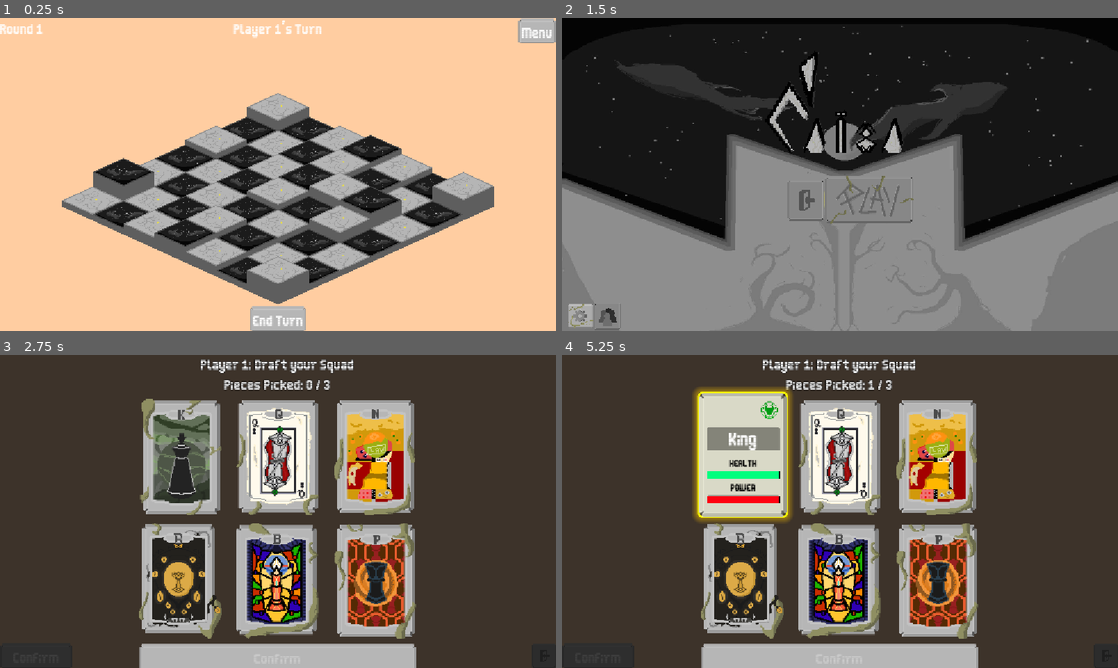
Above: before the commit, frames 1-4 (two rows, left to right).
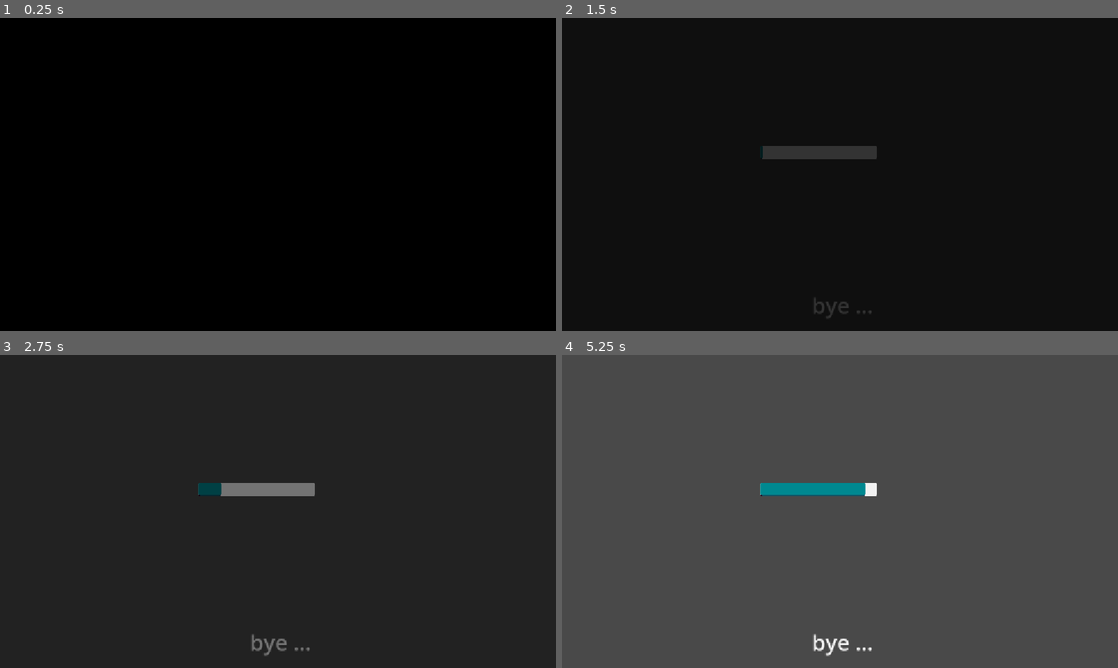
Above: after the commit, the same moments.

Repository: Caiisa-Games/caiisa
Game: Godot game, scene res://scenes/battle.tscn
The game is run twice, just before and just after one commit, with the same random seed, the same clock (stepped at 60 frames per second) and the same inputs. This scene is started directly instead of the project's main scene.
Inputs (mouse positions are in pixels of both pictures, inside the frame that each line leads up to):
- Up to frame 1 (0.25 s): no input
- Up to frame 2 (1.5 s): click (1101, 30) at 0.5 s, where only the run before the commit has a clickable "Menu"; click (906, 196) at 1.27 s
- Up to frame 3 (2.75 s): click (16, 652) at 2.02 s
- Up to frame 4 (5.25 s): click (600, 655) at 2.75 s, where only the run before the commit has a clickable "Confirm"; click (600, 655) at 3.5 s, where only the run before the commit has a clickable "Confirm"; click (600, 655) at 4.25 s, where only the run before the commit has a clickable "Confirm"; tap Enter at 5 s; move the mouse to (745, 458) at 5.02 s; click (745, 458) at 5.17 s

The runs differ from the first frame. In frame 1, 99% of the frame differs, in the area x 0-100%, y 0-100%; in frame 2, 52%; in frame 3, 95%; in frame 4, 99%.

Commit message:
add lood

Diff:
--- a/scenes/battle.tscn
+++ b/scenes/battle.tscn
@@ -1,16 +1,34 @@
-[gd_scene load_steps=6 format=3 uid="uid://bgofvr4laaigd"]
+[gd_scene load_steps=9 format=3 uid="uid://bgofvr4laaigd"]
 
 [ext_resource type="PackedScene" uid="uid://b6yyr6n4ljotv" path="res://scenes/board.tscn" id="1_dn72j"]
 [ext_resource type="Script" uid="uid://b16iclnu8so80" path="res://scenes/battle_manager.gd" id="1_th188"]
 [ext_resource type="Texture2D" uid="uid://dtnx0m4qvnr24" path="res://assets/BG.png" id="2_a12nh"]
 [ext_resource type="Theme" uid="uid://dax6cc1pkfyti" path="res://themes/master.tres" id="3_lpir7"]
 [ext_resource type="FontFile" uid="uid://bdc0kuo02kiop" path="res://assets/fonts/Thin Sans.ttf" id="3_p1qf1"]
+[ext_resource type="Script" uid="uid://c4l2vgtbi64a7" path="res://scenes/color_rectfd.gd" id="6_6vh42"]
+
+[sub_resource type="StyleBoxFlat" id="StyleBoxFlat_6vh42"]
+bg_color = Color(1, 1, 1, 1)
+corner_radius_top_left = 4
+corner_radius_top_right = 4
+corner_radius_bottom_right = 4
+corner_radius_bottom_left = 4
+
+[sub_resource type="StyleBoxFlat" id="StyleBoxFlat_4k1nj"]
+bg_color = Color(0, 0.56078434, 0.5921569, 1)
+border_width_bottom = 1
+border_color = Color(0.18039216, 0.05490196, 0.18039216, 1)
+corner_radius_top_left = 4
+corner_radius_top_right = 4
+corner_radius_bottom_right = 4
+corner_radius_bottom_left = 4
 
 [node name="BattleField" type="Node2D"]
 auto_translate_mode = 1
 script = ExtResource("1_th188")
 
 [node name="UI" type="CanvasLayer" parent="."]
+visible = false
 
 [node name="Background" type="TextureRect" parent="UI"]
 anchors_preset = 15
@@ -79,12 +97,23 @@
 grow_vertical = 0
 text = "end_turn"
 
+[node name="ColorRectfd" type="ColorRect" parent="UI"]
+top_level = true
+z_index = 8
+offset_left = -109.0
+offset_top = 67.0
+offset_right = -69.0
+offset_bottom = 107.0
+script = ExtResource("6_6vh42")
+
 [node name="BoardLayer" type="CanvasLayer" parent="."]
+visible = false
 
 [node name="Board" parent="BoardLayer" instance=ExtResource("1_dn72j")]
 position = Vector2(576, 207)
 
 [node name="GameOverLayer" type="CanvasLayer" parent="."]
+visible = false
 
 [node name="Control" type="Control" parent="GameOverLayer"]
 layout_mode = 3
@@ -152,5 +181,26 @@
 limit_right = 1152
 limit_bottom = 648
 
+[node name="ProgressBar" type="ProgressBar" parent="."]
+offset_left = 411.0
+offset_top = 265.0
+offset_right = 653.0
+offset_bottom = 292.0
+theme_override_styles/background = SubResource("StyleBoxFlat_6vh42")
+theme_override_styles/fill = SubResource("StyleBoxFlat_4k1nj")
+show_percentage = false
+
+[node name="Label" type="Label" parent="."]
+offset_left = 518.0
+offset_top = 563.0
+offset_right = 558.0
+offset_bottom = 626.0
+theme_override_font_sizes/font_size = 45
+
+[node name="ColorRectr" type="ColorRect" parent="."]
+offset_right = 1152.0
+offset_bottom = 650.0
+color = Color(0, 0, 0, 1)
+
 [connection signal="pressed" from="UI/TopBar/MenuButton" to="." method="_on_menu_button_pressed"]
 [connection signal="pressed" from="UI/BottomPanel/EndTurnButton" to="." method="_on_end_turn_button_pressed"]
--- a/scenes/battle_manager.gd
+++ b/scenes/battle_manager.gd
@@ -24,6 +24,30 @@
 @onready var game_over = $GameOverLayer
 
 func _ready() -> void:
+	#$ColorRectr.modulate = Color(0.0, 0.0, 0.0, 0.0)
+	await get_tree().create_timer(0.5).timeout
+	create_tween().tween_property($ColorRectr, "modulate", Color(1.0, 1.0, 1.0, 0.0), 5)
+	var asd = randi_range(1, 4)
+	if asd == 1:
+		$Label.text = "hello ..."
+	elif asd == 2:
+		$Label.text = "bye ..."
+	elif asd == 3:
+		$Label.text = "caissa ..."
+	else:
+		$Label.text = "llllllllllllllllllll ..."
+	for dd in range(1, 21):
+		if dd % 2 == 0:
+			#var ds = randi_range(1, 14)
+			await get_tree().create_timer(0.5).timeout
+			$ProgressBar.value += dd# + ds
+	create_tween().tween_property($ColorRectr , "modulate", Color(0, 0, 0, 1), 1)
+	#$ProgressBar.visible = false
+	await get_tree().create_timer(1).timeout
+	create_tween().tween_property($ColorRectr , "modulate", Color(0.0, 0.0, 0.0, 0.0), 0.5)
+	$UI.visible = true
+	$BoardLayer.visible = true
+	$GameOverLayer.visible = true
 	AudioManager.play_music(preload("res://assets/sound/music_game.ogg"))
 	player_1_pieces = GameState.player_1_pieces
 	player_2_pieces = GameState.player_2_pieces
--- a/scenes/board.gd
+++ b/scenes/board.gd
@@ -5,6 +5,7 @@
 enum State { IDLE, SELECTED }
 
 const GRID_SIZE := 7
+@onready var color_rectfd: ColorRect = $ColorRectfd
 
 @export var tile_scene: PackedScene
 @export var board_data: BoardData
--- /dev/null
+++ b/scenes/color_rectfd.gd
@@ -0,0 +1,34 @@
+extends ColorRect
+
+
+
+func _ready() -> void:
+	pass
+
+var canmove = true
+var t = 1
+func popop():
+	t = [-1,1].pick_random()
+	if t == 1:
+		position.x = 1180
+	elif t == -1:
+		position.x = -50
+
+	await get_tree().create_timer(randf_range(0, 5)).timeout
+	position.y = randi_range(0, 600)
+	$".".color.r = randf_range(0, 1)
+	$".".color.g = randf_range(0, 1)
+	$".".color.b = randf_range(0, 1)
+	canmove = true
+func _process(delta: float) -> void:
+	if t == 1:
+		if $".".position.x < -45:
+			canmove = false
+			popop()
+	elif t == -1:
+		if $".".position.x > 1170:
+			canmove = false
+			popop()
+
+	if canmove:
+		position.x -= 100 * delta * t
--- /dev/null
+++ b/scenes/fade.gd
@@ -0,0 +1,10 @@
+extends Control
+
+
+# Called when the node enters the scene tree for the first time.
+func _ready() -> void:
+	#create_tween().tween_property($".".get_child(0), "modulate", Color(0, 0, 0, 1), 0.7)
+	pass
+# Called every frame. 'delta' is the elapsed time since the previous frame.
+func _process(delta: float) -> void:
+	pass
--- /dev/null
+++ b/scenes/fade.tscn
@@ -0,0 +1,56 @@
+[gd_scene load_steps=4 format=3 uid="uid://nyeifohmqxtu"]
+
+[ext_resource type="Script" uid="uid://b7blnuvpel31n" path="res://scenes/fade.gd" id="1_nukjo"]
+
+[sub_resource type="StyleBoxFlat" id="StyleBoxFlat_nukjo"]
+bg_color = Color(1, 1, 1, 1)
+corner_radius_top_left = 4
+corner_radius_top_right = 4
+corner_radius_bottom_right = 4
+corner_radius_bottom_left = 4
+
+[sub_resource type="StyleBoxFlat" id="StyleBoxFlat_76d3x"]
+bg_color = Color(0, 0.5619878, 0.5940357, 1)
+border_width_bottom = 1
+border_color = Color(0.18039216, 0.05490196, 0.18039216, 1)
+corner_radius_top_left = 4
+corner_radius_top_right = 4
+corner_radius_bottom_right = 4
+corner_radius_bottom_left = 4
+
+[node name="Fade" type="Control"]
+layout_mode = 3
+anchors_preset = 15
+anchor_right = 1.0
+anchor_bottom = 1.0
+grow_horizontal = 2
+grow_vertical = 2
+script = ExtResource("1_nukjo")
+
+[node name="ColorRect" type="ColorRect" parent="."]
+z_index = 10
+layout_mode = 1
+anchors_preset = 15
+anchor_right = 1.0
+anchor_bottom = 1.0
+grow_horizontal = 2
+grow_vertical = 2
+color = Color(0, 0, 0, 1)
+
+[node name="ColorRect2" type="ColorRect" parent="."]
+layout_mode = 0
+offset_left = 530.0
+offset_top = 263.0
+offset_right = 570.0
+offset_bottom = 303.0
+color = Color(0, 0, 0, 1)
+
+[node name="ProgressBar" type="ProgressBar" parent="."]
+layout_mode = 0
+offset_left = 478.0
+offset_top = 347.0
+offset_right = 627.0
+offset_bottom = 362.0
+theme_override_styles/background = SubResource("StyleBoxFlat_nukjo")
+theme_override_styles/fill = SubResource("StyleBoxFlat_76d3x")
+show_percentage = false
--- a/scenes/main_menu.gd
+++ b/scenes/main_menu.gd
@@ -4,8 +4,26 @@
 const SettingsMenuScene := preload("res://scenes/settings_menu.tscn")
 
 var is_settings_open := false
-
 func _ready() -> void:
+	await get_tree().create_timer(1.5).timeout
+	create_tween().tween_property($Fade.get_child(0), "modulate", Color(1.0, 1.0, 1.0, 0.0), 3)
+	for dd in range(1, 21):
+		if dd % 2 == 0:
+			var ds = randi_range(1, 10)
+			await get_tree().create_timer(0.23).timeout
+			$Fade.get_child(2).value += dd + ds - 2
+	create_tween().tween_property($Fade.get_child(0), "modulate", Color(0, 0, 0, 1), 1.5)
+	await get_tree().create_timer(1.5).timeout
+	create_tween().tween_property($Fade.get_child(0), "modulate", Color(0.0, 0.0, 0.0, 0.0), 0.5)
+	$TextureRect3.visible = true
+	$TextureRect2.visible = true
+	$TextureButton.visible = true
+	$ExitButton.visible = true
+	$CreditsButton.visible = true
+	$SettingsMenu.visible = true
+	$ExitButton.visible = true
+	$Fade.visible = false
+	print(4)
 	$TextureButton/AnimatedSprite2D.play("default")
 
 	AudioManager.play_music(preload("res://assets/sound/music_menu.ogg"))
--- a/scenes/main_menu.tscn
+++ b/scenes/main_menu.tscn
@@ -32,6 +32,7 @@
 [ext_resource type="Texture2D" uid="uid://c5it2cof1l553" path="res://assets/ani/Play(Button)9.png" id="18_hl5e0"]
 [ext_resource type="Texture2D" uid="uid://cunteaexyc80f" path="res://assets/ani/Play(Button)10.png" id="19_engjn"]
 [ext_resource type="PackedScene" uid="uid://cgpuuvbgesr4j" path="res://scenes/settings_menu.tscn" id="31_6h3lr"]
+[ext_resource type="PackedScene" uid="uid://nyeifohmqxtu" path="res://scenes/fade.tscn" id="33_6vcge"]
 
 [sub_resource type="StyleBoxFlat" id="StyleBoxFlat_engjn"]
 border_color = Color(0, 0, 0, 1)
@@ -475,6 +476,7 @@
 metadata/_edit_lock_ = true
 
 [node name="TextureRect3" type="TextureRect" parent="."]
+visible = false
 layout_mode = 1
 anchors_preset = 15
 anchor_right = 1.0
@@ -488,6 +490,7 @@
 texture = ExtResource("4_dj67d")
 
 [node name="TextureRect2" type="TextureRect" parent="."]
+visible = false
 layout_mode = 0
 offset_left = 345.00003
 offset_top = -7.0000086
@@ -532,6 +535,7 @@
 sprite_frames = SubResource("SpriteFrames_c6nra")
 
 [node name="ExitButton" type="TextureButton" parent="."]
+visible = false
 layout_mode = 0
 offset_left = 467.00003
 offset_top = 335.0001
@@ -543,6 +547,7 @@
 stretch_mode = 0
 
 [node name="TextureButton" type="Button" parent="."]
+visible = false
 layout_mode = 1
 anchors_preset = 8
 anchor_left = 0.5
@@ -601,9 +606,9 @@
 grow_vertical = 2
 
 [node name="CreditsButton" type="TextureButton" parent="."]
+visible = false
 light_mask = 6
 visibility_layer = 30
-z_index = 1
 layout_mode = 0
 offset_left = 66.0
 offset_top = 590.0
@@ -614,8 +619,12 @@
 stretch_mode = 0
 
 [node name="SettingsMenu" parent="." instance=ExtResource("31_6h3lr")]
+visible = false
 offset = Vector2(-480, 378)
 transform = Transform2D(1, 0, 0, 1, -480, 378)
+
+[node name="Fade" parent="." instance=ExtResource("33_6vcge")]
+layout_mode = 1
 
 [connection signal="mouse_entered" from="SettingsButton" to="." method="_on_settings_hover"]
 [connection signal="mouse_exited" from="SettingsButton" to="." method="_on_settings_exit"]
--- a/scenes/piece_selection.gd
+++ b/scenes/piece_selection.gd
@@ -4,7 +4,8 @@
 const MAX_PIECES := 3
 
 enum FlowStep { P1_SELECT, P2_SELECT, P1_PLACE, P2_PLACE }
-
+var sssd = randf_range(0, 5)
+var sang = randi_range(0, 640)
 @onready var selection_overlay = $UICanvas/MainUI/SelectionOverlay
 @onready var selection_grid = $UICanvas/MainUI/SelectionOverlay/CenterContainer/VBoxContainer/SelectionGrid
 @onready var confirm_selection_btn = $UICanvas/MainUI/SelectionOverlay/CenterContainer/VBoxContainer/ConfirmBtn
@@ -39,10 +40,8 @@
 	_connect_board_signals()
 	_set_remove_btn_status(false)
 	_start_selection_phase()
-
 	confirm_selection_btn.pressed.connect(_on_confirm_selection_pressed)
 	confirm_placement_btn.pressed.connect(_on_confirm_placement_pressed)
-
 func _connect_board_signals() -> void:
 	for tile in board.tiles.values():
 		tile.tile_clicked.connect(_on_tile_clicked)
@@ -144,7 +143,6 @@
 		GameState.player_1_pieces = player1_placed
 		GameState.player_2_pieces = player2_placed
 		get_tree().change_scene_to_file("res://scenes/battle.tscn")
-
 func _on_tile_clicked(grid_pos: Vector2i) -> void:
 	if current_step < FlowStep.P1_PLACE: return
 	var tile = board.get_tile_at(grid_pos)
--- a/scenes/settings_menu.tscn
+++ b/scenes/settings_menu.tscn
@@ -252,6 +252,7 @@
 
 [node name="PanelContainer" type="PanelContainer" parent="Button"]
 auto_translate_mode = 1
+visible = false
 z_index = -1
 layout_mode = 0
 offset_left = 5.0
--- a/scripts/game_state.gd
+++ b/scripts/game_state.gd
@@ -8,6 +8,7 @@
 var current_round: int = 1
 var current_turn: int = 1
 var winner: int = 0
+
 
 func reset() -> void:
 	player_1_pieces.clear()
Not shown, added: scenes/color_rectfd.gd.uid
Not shown, added: scenes/fade.gd.uid
Not shown: 1 places in scenes/main_menu.tscn that only renumber resources
